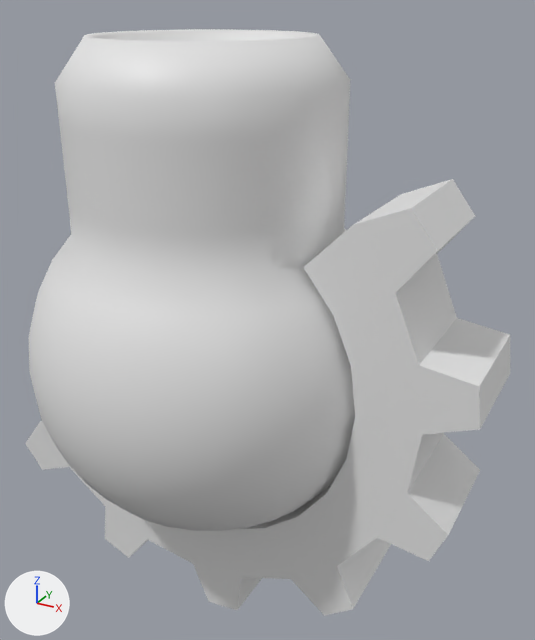
Two versions of the glTF model assets/cannon.glb, one commit apart.
The view is the same before and after, from a camera (50 mm lens) standing at (0.209, -0.317, 0.184) and looking at (0.027, 0.014, 0.018). Every picture has the same lights, and +X, +Y and +Z are marked at lower left. Vertices at the same position are counted once.

Names of what the first picture shows: 'cannon'.
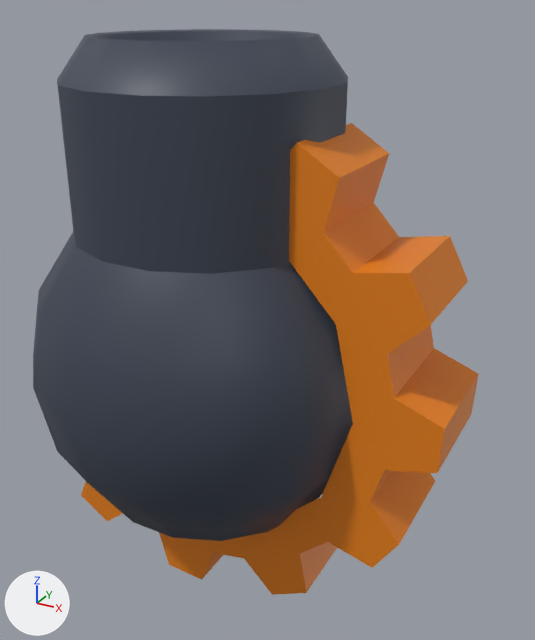
What the commit changed:
Material 'Orange' (mat_orange) is new.
Its base color is (0.8, 0.218, 0.00435) (orange #e7810e).
Material 'Metal' (mat_metal) is new.
Its base color is (0.0458, 0.0584, 0.0871) (dark blue #3c4453).
me_cannon is used by ob_cannon; location (0.0, 0.0, 0.0).
me_cannon had 726 vertices, 1444 faces and spanned x -0.131..0.157, y -0.1..0.1, z -0.157..0.166.
me_cannon now has 195 vertices, 347 faces and spans x -0.098..0.142, y -0.098..0.098, z -0.142..0.166.
me_cannon part 1: the loose piece of 84 vertices spanning x -0.131..0.157, y -0.03..0.03, z -0.157..0.104 is rebuilt with 65 vertices and now spans x -0.086..0.142, y -0.03..0.03, z -0.142..0.126, in mat_orange (orange #e7810e).
me_cannon part 2: 16 vertices moved from x -0.1..0.1, y -0.1..0.1, z 0.0 to x -0.091..0.091, y -0.091..0.091, z -0.041; 529 vertices removed from x -0.098..0.098, y -0.098..0.098, z -0.098..0.166; 17 vertices added at x -0.066..0.066, y -0.066..0.066, z -0.085..-0.081.
me_cannon now uses material mat_orange (orange #e7810e).
me_cannon now uses material mat_metal (dark blue #3c4453).

Pixel boxes [x1, y1, x2, y2] of what changed, in the pictures (535 x 640 px):
'cannon', reshaped (8% narrower): before [25, 29, 510, 616]; after [33, 29, 479, 595]
part 1 of me_cannon, rebuilt (18% narrower, 8% taller): before [25, 179, 510, 616]; after [81, 123, 479, 595]
part 2 of me_cannon, cut back: before [28, 29, 355, 531]; after [33, 32, 353, 541]
